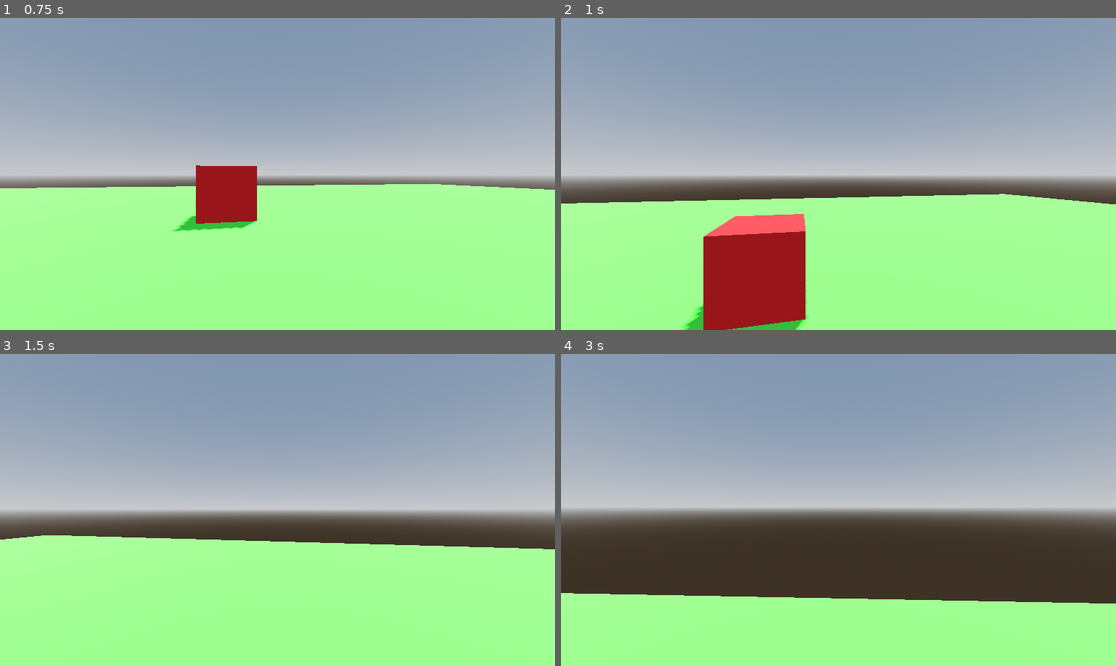
Above: before the commit, frames 1-4 (two rows, left to right).
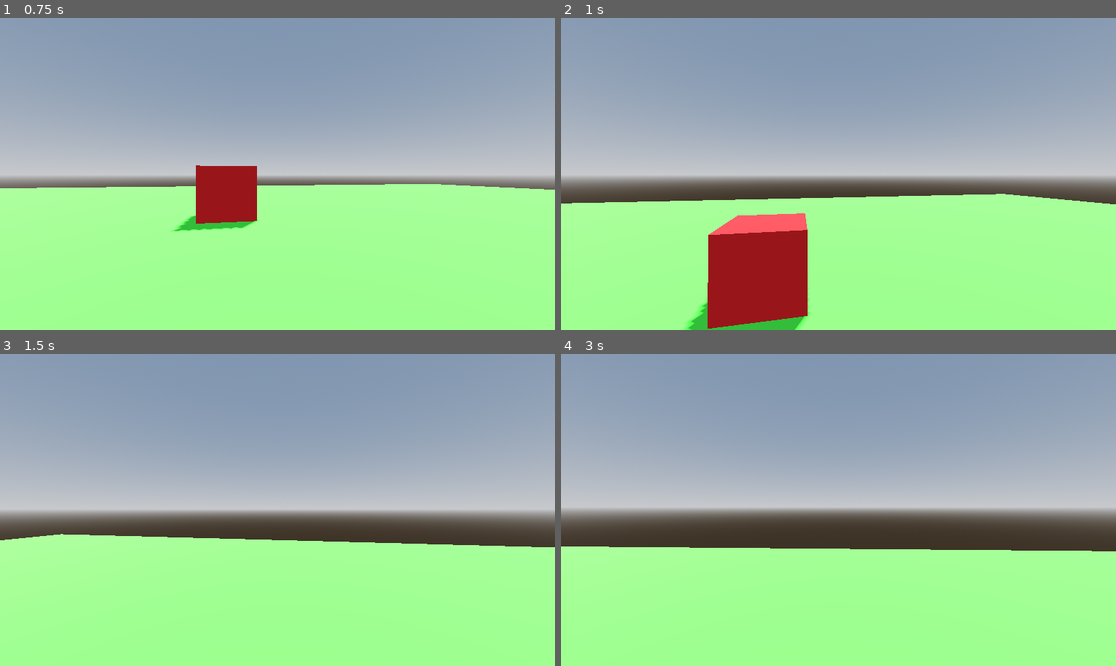
Above: after the commit, the same moments.

Repository: MrDragonMister/Raid_And_Rescue
Game: Godot game, scene res://node.tscn
Same seed, same stepped clock (60 frames per second), same inputs: the game is played once before the commit and once after it.
Inputs (mouse positions are in pixels of both pictures, inside the frame that each line leads up to):
- Up to frame 1 (0.75 s): tap Enter at 0.5 s; move the mouse to (305, 174) at 0.52 s; hold Up (ui_up) from 0.53 s (still down); hold Shift (crouch) from 0.53 s (still down)
- Up to frame 2 (1 s): keep holding Up (ui_up); keep holding Shift (crouch); tap Space (jump) at 0.77 s
- Up to frame 3 (1.5 s): keep holding Up (ui_up); move the mouse to (249, 510) at 1.27 s; release Shift (crouch) at 1.28 s; tap Shift (crouch) at 1.35 s
- Up to frame 4 (3 s): keep holding Up (ui_up); tap Space (jump) at 1.52 s; move the mouse to (849, 503) at 2.02 s; hold Shift (crouch) 2.03-2.78 s; move the mouse to (832, 516) at 2.77 s; tap Shift (crouch) at 2.85 s

Frame 1 is identical in both runs. In frame 2, 0.8% of the frame differs, in the area x 2-99%, y 56-100%; in frame 3, 0.4%; in frame 4, 16%, in the area x 0-100%, y 61-80%.

Commit message:
now actually better movement

Diff:
--- a/Player.gd
+++ b/Player.gd
@@ -4,8 +4,8 @@
 const SPEED = 5.0
 const JUMP_VELOCITY = 4.5
 const SENSITIVITY = 0.003
-const air_speed = 3
-const air_drag = 0.9
+const air_speed = 5
+const air_drag = 0.05 # between 0 and 1
 
 @onready var player: CharacterBody3D = $"."
 @onready var head: Node3D = $Head
@@ -117,14 +117,14 @@
 				velocity.x = direction.x * SPEED
 				velocity.z = direction.z * SPEED
 			else:
-				velocity.x += delta * (direction.x * air_speed * air_drag)
-				velocity.z += delta * (direction.z * air_speed * air_drag)
+				velocity.x = direction.x * air_speed - velocity.x * air_drag
+				velocity.z = direction.z * air_speed - velocity.x * air_drag
 		else:
 			if is_on_floor():
 				velocity.x = move_toward(velocity.x, 0, SPEED)
 				velocity.z = move_toward(velocity.z, 0, SPEED)
 			else:
-				velocity.x += delta * (direction.x * air_drag)
-				velocity.z += delta * (direction.z * air_drag)
+				velocity.x -= velocity.x * air_drag
+				velocity.z -= velocity.z * air_drag
 
 	move_and_slide()
